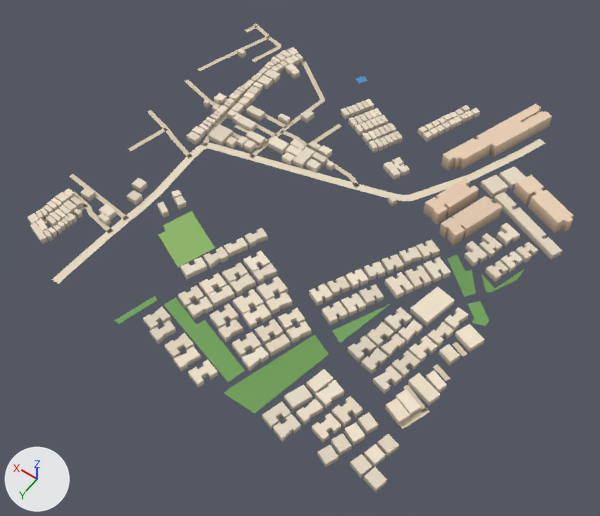
The glTF model public/assets/bengaluru-region-v1/tiles/t38_8-l1.glb, before and after one commit.
The view is the same before and after, from a 50 mm lens placed at (18880.0, 4778.0, 719.0), pointed at (19224.0, 4297.0, -37.0). Every picture has the same lights, and +X, +Y and +Z are marked at lower left. The first picture is the older version.

The first picture shows 'building', 'ground' and 1 more.
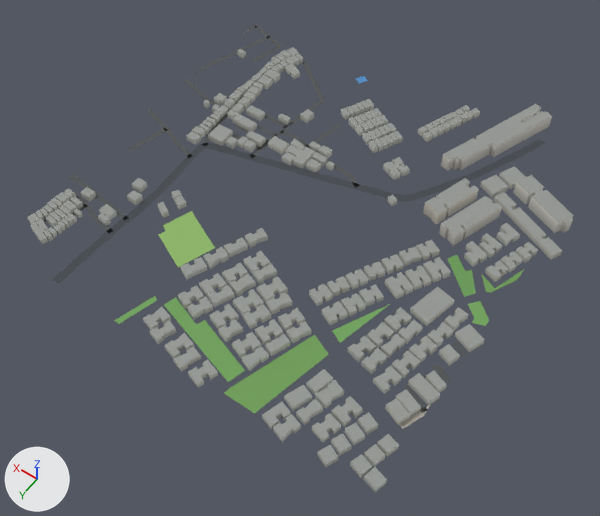
Edits to the bpy script that builds the scene:
```text
Change me_building:
    used by ob_building; location = (19000.0, 4000.0, 0.0)
    remove me_building.from_pydata(...)  # 2958 vertices, 3961 faces; spans x -23.0..488.0, y -38.0..510.0, z 0.0..18.0
    add me_building.from_pydata(...)  # 2958 vertices, 4964 faces; spans x -23.0..488.0, y -38.0..510.0, z 0.0..18.0
    me_building part 1: 3961 kept faces spanning x -23.0..488.0, y -38.0..510.0, z 0.0..18.0 get new vertex colours; the middle colour goes from pale yellow #d9cdb9 to light grey #c3c4bc
Change me_ground:
    used by ob_ground; location = (19000.0, 4000.0, 0.0)
    verts and faces of me_ground; kept vertices keep their numbers, new ones are numbered from 368
    before: 58 (88.0, 35.0, 1.0) at pixel (516, 151), 59 (79.0, 39.0, 1.0) at pixel (522, 156), 60 (75.0, -2.0, 1.0) at pixel (539, 138), 61 (65.0, 2.0, 1.0) at pixel (545, 143)
    before: 120 (-3.0, 401.0, 1.0) at pixel (429, 411), 121 (3.0, 399.0, 1.0) at pixel (425, 407), 122 (-2.0, 405.0, 1.0) at pixel (427, 413), 126 (2.0, 406.0, 1.0) at pixel (422, 412), 127 (0.0, 401.0, 1.0) at pixel (427, 409)
    before: 129 (29.0, 388.0, 1.0) at pixel (408, 384), 130 (1.0, 329.0, 1.0) at pixel (462, 356), 131 (-1.0, 324.0, 1.0) at pixel (467, 354), 218 (1.0, 363.0, 1.0) at pixel (445, 381), 219 (-1.0, 358.0, 1.0) at pixel (450, 378)
    remove me_ground.from_pydata(...)  # 368 vertices, 316 faces; spans x -3.0..503.0, y -2.0..500.0, z 1.0
    add me_ground.from_pydata(...)  # 373 vertices, 321 faces; spans x 0.0..500.0, y 0.0..500.0, z 1.0
    me_ground part 2
    7 vertices are removed from x 479.0..501.0, y 41.0..249.0, z 1.0
    12 faces are deleted
    11 vertices move from x 397.0..503.0, y 18.0..249.0, z 1.0 to x 396.0..500.0, y 18.0..249.0, z 1.0
    9 vertices are added at x 494.0..500.0, y 29.0..245.0, z 1.0
    14 new faces join them
    me_ground part 3
    add delete_vertices([60, 61])  # with the faces that use them
    add verts[368] = (68.0, 8.0, 1.0)  # pixel (541, 145)
    add verts[369] = (77.0, 5.0, 1.0)  # pixel (535, 140)
    add verts[370] = (75.0, 0.0, 1.0)  # pixel (538, 139)
    add verts[371] = (65.0, 0.0, 1.0)  # pixel (546, 142)
    add faces += [(58, 59, 368), (58, 368, 369), (368, 370, 369), (368, 371, 370)]
    me_ground part 4
    add delete_faces([(126, 127, 129)])
    add verts[121] = (0.0, 391.0, 1.0)  # moved, pixel (432, 402)
    add verts[120] = (0.0, 404.0, 1.0)  # moved, pixel (426, 412)
    add verts[122] = (0.0, 409.0, 1.0)  # moved, pixel (423, 416)
    add verts[130] = (0.0, 330.0, 1.0)  # moved, pixel (463, 357)
    add verts[218] = (0.0, 364.0, 1.0)  # moved, pixel (446, 382)
    add verts[131] = (0.0, 323.0, 1.0)  # moved, pixel (466, 353)
    add verts[219] = (0.0, 357.0, 1.0)  # moved, pixel (449, 377)
    add verts[376] = (0.0, 401.0, 1.0)  # pixel (427, 409)
    add faces += [(126, 127, 376), (126, 376, 129)]
    me_ground part 5
    2 vertices are removed from x 466.0..467.0, y 379.0..385.0, z 1.0
    11 faces are deleted
    2 vertices move from x 432.0..433.0, y 383.0..389.0, z 1.0 to x 438.0..439.0, y 382.0..388.0, z 1.0
    2 vertices are added at (477.0, 378.0, 1.0), (478.0, 384.0, 1.0)
    11 new faces join them
    me_ground part 6: 220 kept faces spanning x 0.0..500.0, y 18.0..500.0, z 1.0 get new vertex colours; the middle colour goes from beige #d7c9ae to dark grey #535556
```

Location of each change, [x1, y1, x2, y2] in pixels of the pictures (600 x 516 px; the box of a moved part takes in the faces that stretch with it):
part 1 of me_building, recoloured (darker): [27, 47, 574, 492] in both
part 2 of me_ground, moved or reshaped: before [148, 24, 281, 154]; after [148, 23, 281, 154]
part 3 of me_ground, reshaped: before [517, 139, 545, 156]; after [517, 139, 546, 156]
part 4 of me_ground, reshaped: before [399, 342, 467, 429]; after [399, 342, 466, 429]
part 5 of me_ground, moved or reshaped: [69, 174, 197, 258] in both
part 6 of me_ground, recoloured: [43, 24, 522, 429] in both
